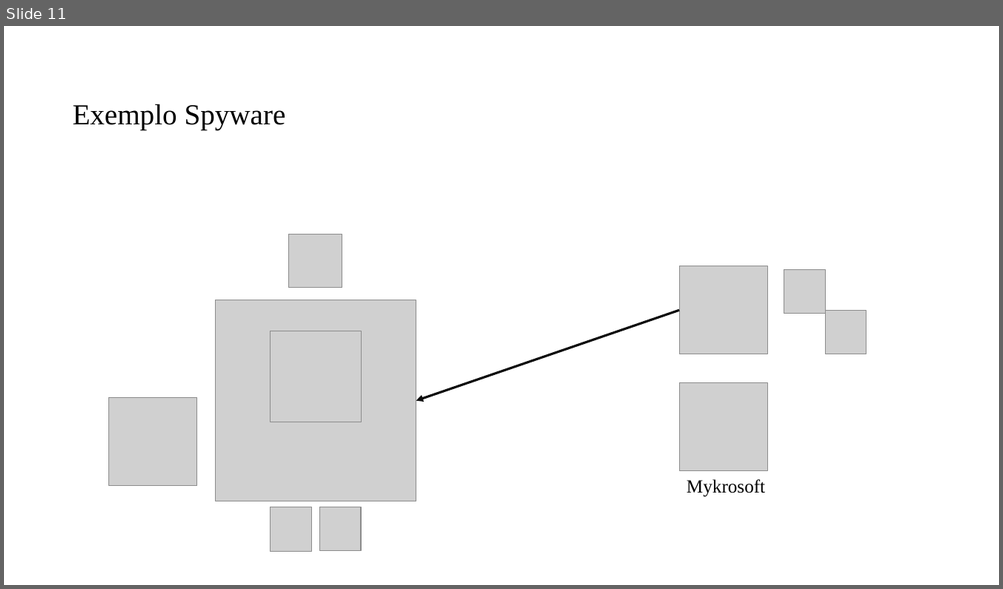
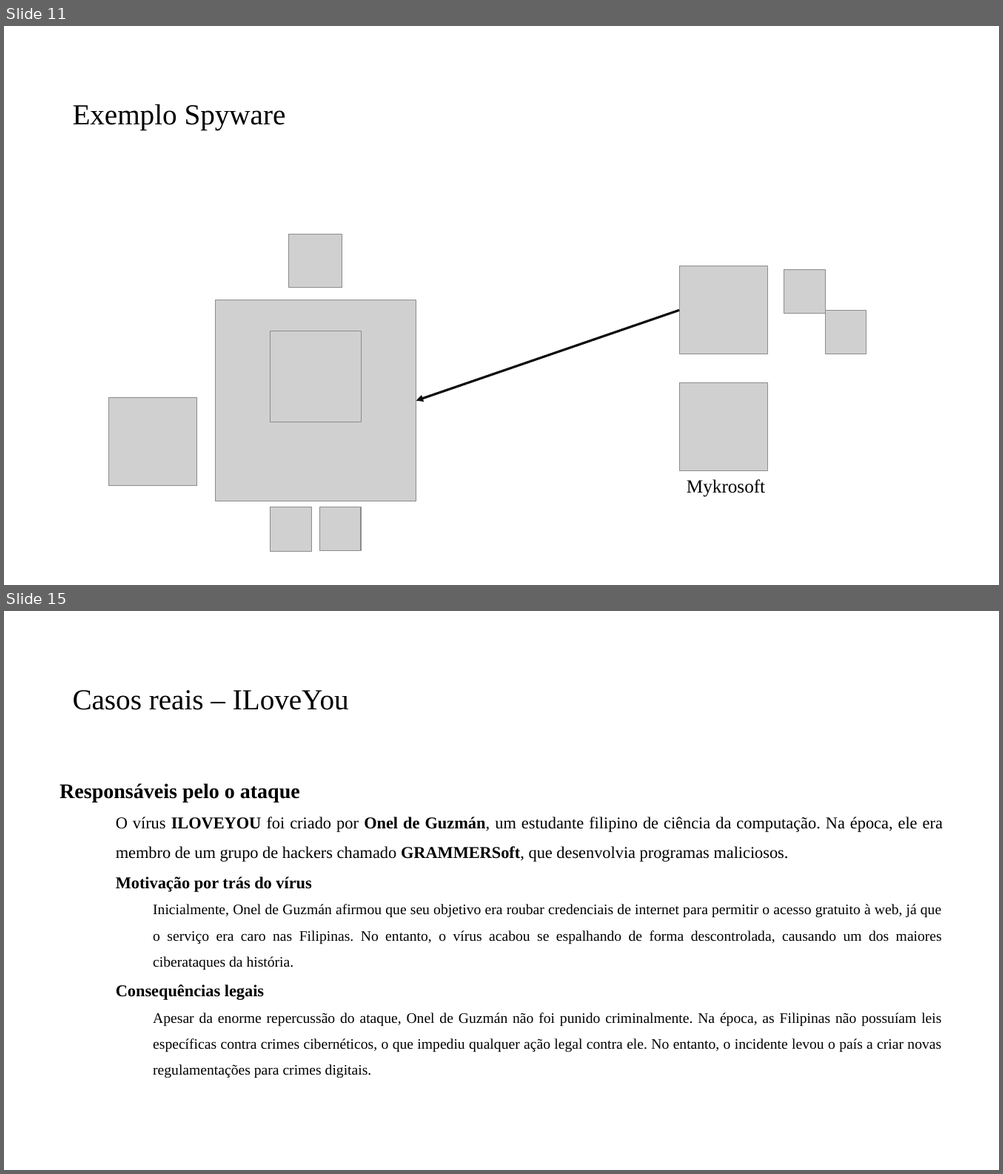
Before and after one commit to PedroMiho/UMC, a slide deck: Segurança da Informação/Aula 02 - Ameaças Ciberneticas/Ameaças Ciberneticas.pptx. Shown one above the other, each under a label of ours: slide 11 before the commit, slides 11 and 15 after it; the slides between them are not shown. The pictures are 1003x589 and 1003x1174 pixels, drawn with LibreOffice and Linux fonts; fonts in the diff are those of the drawing; grey boxes stand for pictures; background and template pictures are left out. Boxes give left, top, right and bottom in pixels: in the first picture for what was removed or moved away, otherwise in the second. Text is boxed around its words. In the diff, an @@ line names an element or a change of style, - is before the commit and + after.

```diff
--- a/Segurança da Informação/Aula 02 - Ameaças Ciberneticas/Ameaças Ciberneticas.pptx
+++ b/Segurança da Informação/Aula 02 - Ameaças Ciberneticas/Ameaças Ciberneticas.pptx
@@ slide 15 added at [4,611,999,1170], background #FFFFFF @@
@@ title added at [73,690,349,710], 28 pt, text #000000 @@
+Casos reais – ILoveYou
@@ text added at [60,783,942,1079], 14 pt, text #000000 @@
+Responsáveis pelo o ataque
+  O vírus ILOVEYOU foi criado por Onel de Guzmán, um estudante filipino de ciência da computação. Na época, ele era membro de um grupo de hackers chamado GRAMMERSoft, que desenvolvia programas maliciosos.
+  Motivação por trás do vírus
+    Inicialmente, Onel de Guzmán afirmou que seu objetivo era roubar credenciais de internet para permitir o acesso gratuito à web, já que o serviço era caro nas Filipinas. No entanto, o vírus acabou se espalhando de forma descontrolada, causando um dos maiores ciberataques da história.
+  Consequências legais
+    Apesar da enorme repercussão do ataque, Onel de Guzmán não foi punido criminalmente. Na época, as Filipinas não possuíam leis específicas contra crimes cibernéticos, o que impediu qualquer ação legal contra ele. No entanto, o incidente levou o país a criar novas regulamentações para crimes digitais.
```
Also in this commit, not shown: 1 slide changed, 3 other slides added, 1 other file.
